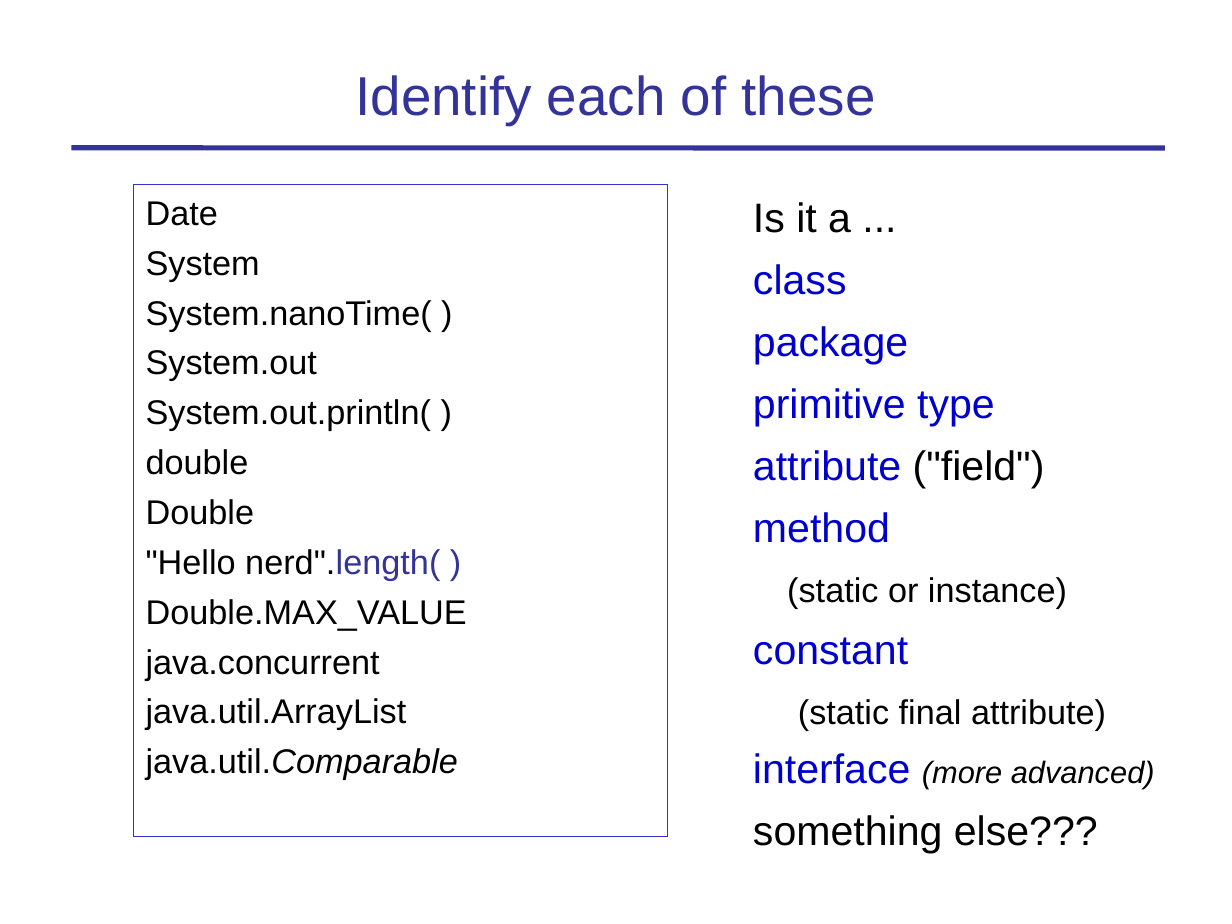
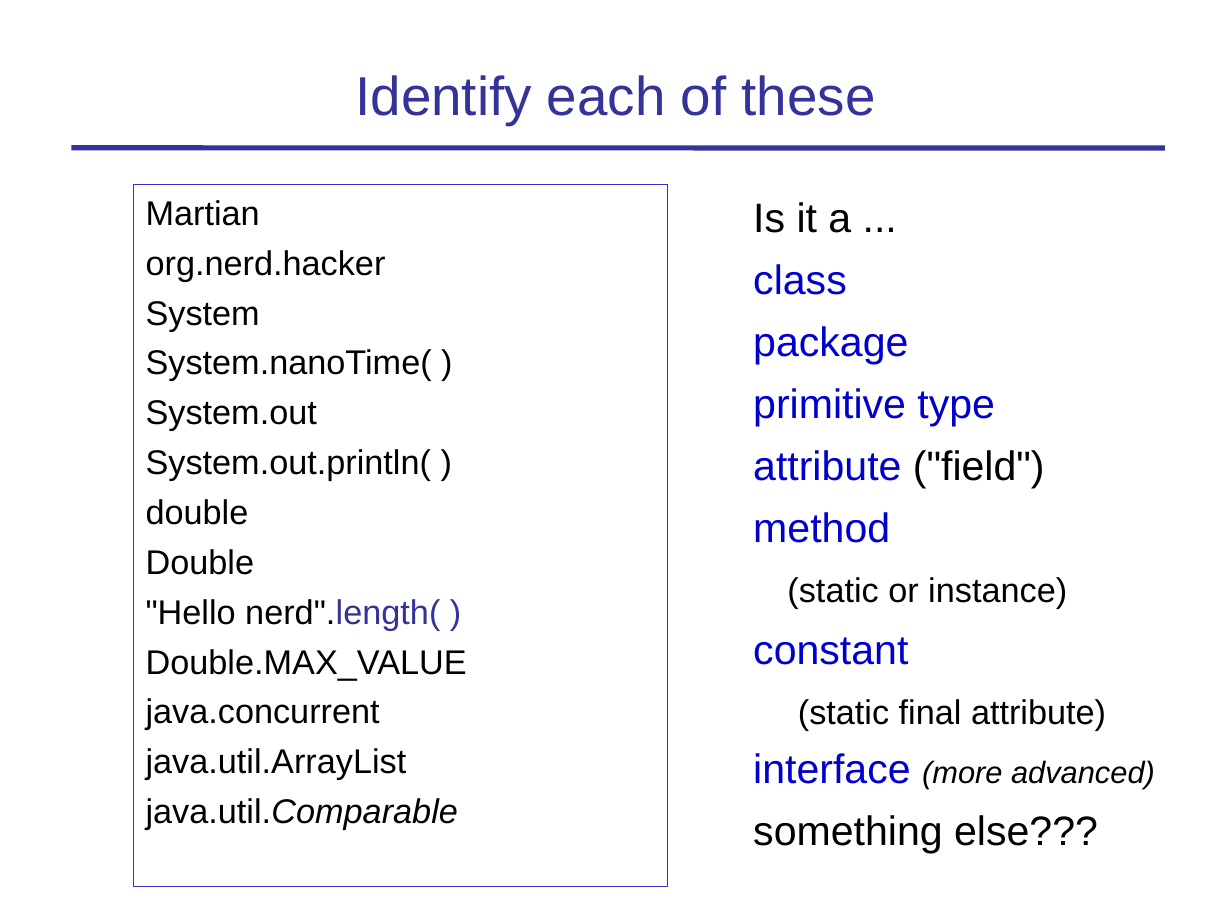
Before and after one commit to skeoop/skeoop.github.io, a slide deck: slide 4 of week1/2-Coding-Standard-and-Javadoc.ppt. Drawn at 1232x924 pixels with LibreOffice and Linux fonts; fonts in the diff are those of the drawing. Boxes give left, top, right and bottom in pixels: in the first picture for what was removed or moved away, otherwise in the second. Text is boxed around its words. In the diff, an @@ line names an element or a change of style, - is before the commit and + after.

```diff
--- a/week1/2-Coding-Standard-and-Javadoc.ppt
+++ b/week1/2-Coding-Standard-and-Javadoc.ppt
@@ rectangle "Martian": place and size @@
-rectangle "Martian" at bbox=[133, 185, 667, 837]
+rectangle "Martian" at bbox=[133, 185, 667, 887]
@@ text in rectangle at bbox=[146, 200, 386, 281]: text changed @@
-Date
+Martian
+org.nerd.hacker
```
Also in this commit, not shown: 9 other slides changed, 7 other files.
